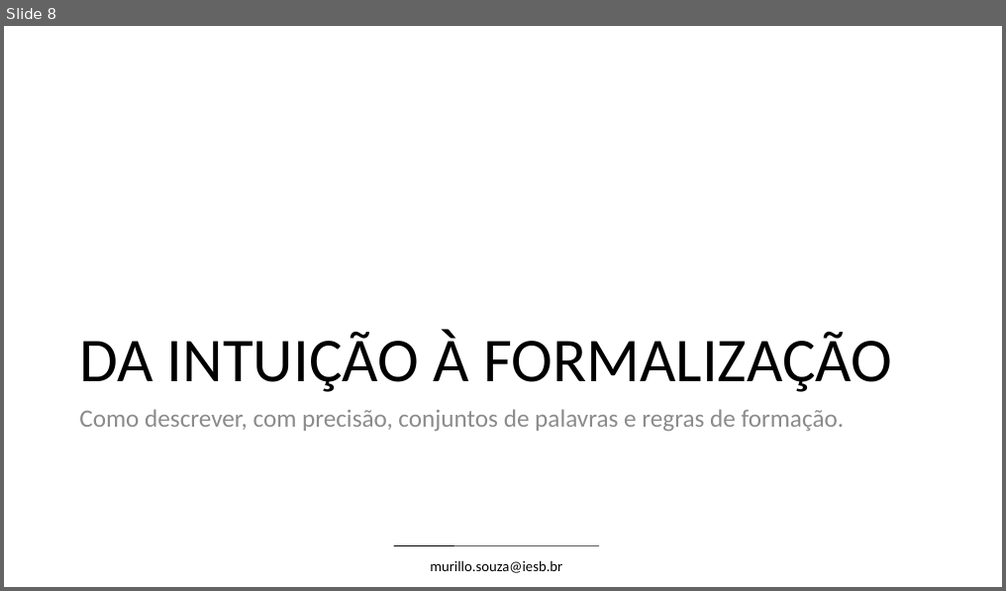
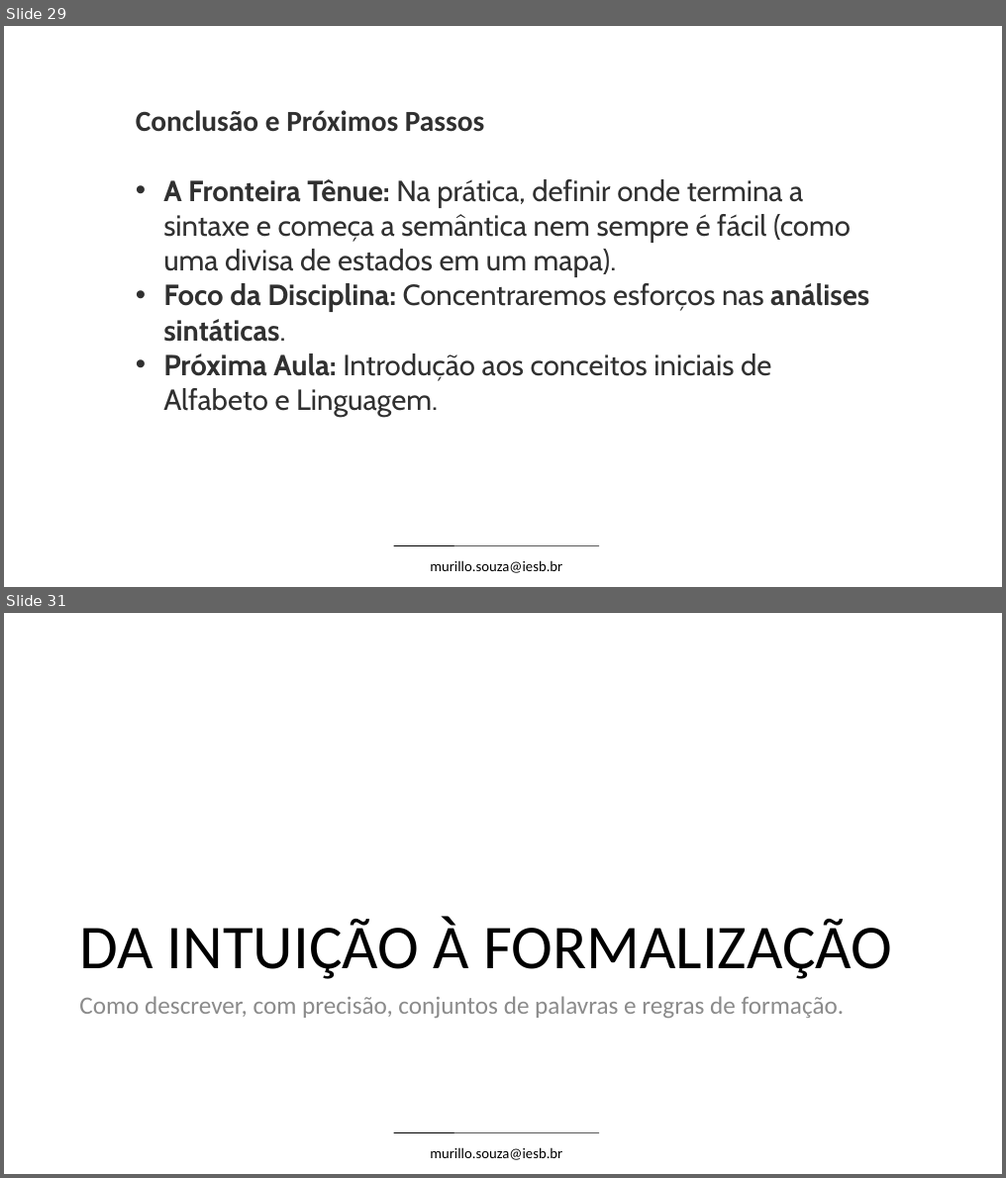
Before and after one commit to Thaynara3/linguagens_formais_e_automatos, a slide deck: conteudo/Unidade_1_Linguagens_Formais_e_Automatos.pptx. Shown one above the other, each under a label of ours: slide 8 before the commit, slides 29 and 31 after it; the slides between them are not shown. The pictures are 1006x591 and 1006x1178 pixels, drawn with LibreOffice and Linux fonts; fonts in the diff are those of the drawing; background and template pictures are left out. Boxes give left, top, right and bottom in pixels: in the first picture for what was removed or moved away, otherwise in the second. Text is boxed around its words. In the diff, an @@ line names an element or a change of style, - is before the commit and + after.

```diff
--- a/conteudo/Unidade_1_Linguagens_Formais_e_Automatos.pptx
+++ b/conteudo/Unidade_1_Linguagens_Formais_e_Automatos.pptx
@@ slide 29 added at (4,26,1002,587), background #FFFFFF; not listed: 2 template elements that a slide beside it also shows @@
@@ text added at (136,110,869,418), 28 pt, text #303030 @@
+Conclusão e Próximos Passos
+• A Fronteira Tênue: Na prática, definir onde termina a sintaxe e começa a semântica nem sempre é fácil (como uma divisa de estados em um mapa).
+• Foco da Disciplina: Concentraremos esforços nas análises sintáticas.
+• Próxima Aula: Introdução aos conceitos iniciais de Alfabeto e Linguagem.
@@ what was slide 8 is now slide 31 @@
```
Also in this commit, not shown: 22 other slides added.
